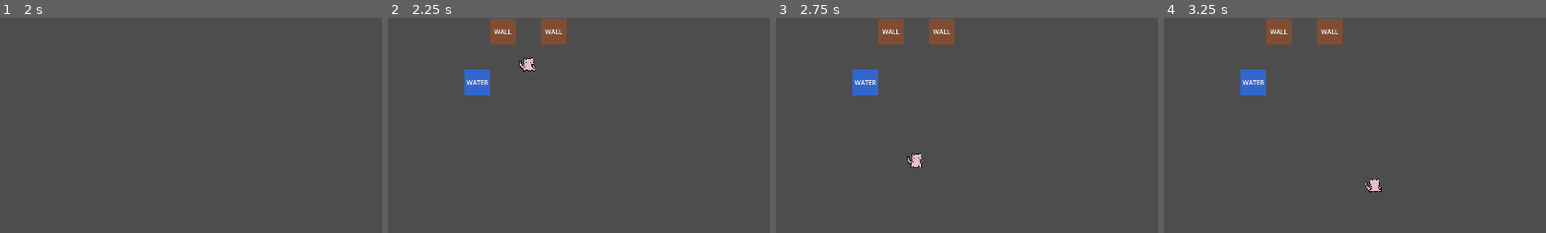
Above: before the commit, frames 1-4 (left to right).
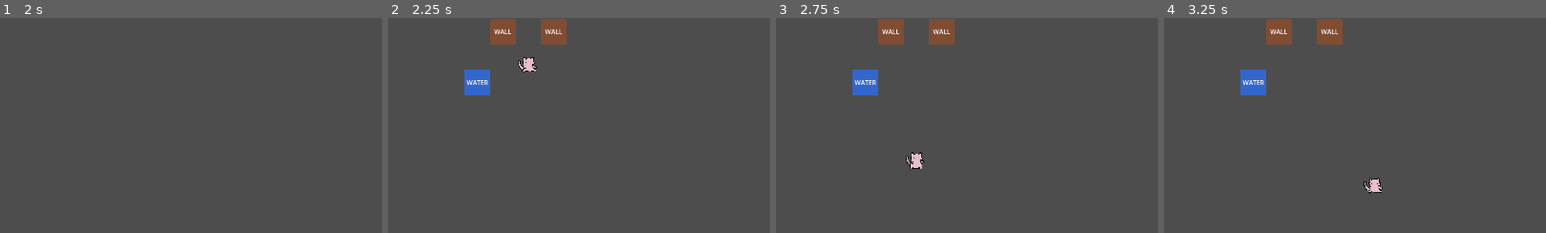
Above: after the commit, the same moments.

Repository: Lem0naise/damaskus
Game: Godot game, scene res://main_menu.tscn
Same seed, same stepped clock (60 frames per second), same inputs: the game is played once before the commit and once after it.
Inputs:
- Up to frame 1 (2 s): click "START" at 0.5 s; tap Enter at 1.25 s; hold Right (ui_right) from 1.28 s (still down)
- Up to frame 2 (2.25 s): release Right (ui_right) at 2.03 s; hold Down (ui_down) from 2.03 s (still down)
- Up to frame 3 (2.75 s): keep holding Down (ui_down)
- Up to frame 4 (3.25 s): release Down (ui_down) at 2.78 s; hold Right (ui_right) from 2.78 s (still down)
The pictures show only the part of the screen within x 17-67%, y 23-73%; the shares and areas given below are measured in that part.

Frame 1 is identical in both runs. In frame 2, 0.1% of the frame differs, in the area x 34-39%, y 18-26%; in frame 3, 0.1%; in frame 4, 0.1%.

Commit message:
Update scene and player script for grid management and sprite scaling

Diff:
--- a/ingame.tscn
+++ b/ingame.tscn
@@ -18,10 +18,10 @@
 
 [node name="Camera2D" type="Camera2D" parent="." unique_id=633199670]
 position = Vector2(640, 480)
-zoom = Vector2(1, 1)
 
 [node name="Player" parent="." unique_id=1640560224 instance=ExtResource("2_player")]
 position = Vector2(352, 224)
+scale = Vector2(0.3, 0.3)
 
 [node name="GridVisualizer" type="Node2D" parent="." unique_id=1078227583]
 
@@ -29,7 +29,7 @@
 position = Vector2(288, 224)
 script = ExtResource("5_wall")
 
-[node name="Sprite" type="ColorRect" parent="GridVisualizer/TestWall1"]
+[node name="Sprite" type="ColorRect" parent="GridVisualizer/TestWall1" unique_id=1609639936]
 offset_left = -32.0
 offset_top = -32.0
 offset_right = 32.0
@@ -37,7 +37,6 @@
 color = Color(0.5, 0.3, 0.2, 1)
 
 [node name="Label" type="Label" parent="GridVisualizer/TestWall1" unique_id=32460399]
-layout_mode = 0
 offset_left = -24.0
 offset_top = -12.0
 offset_right = 24.0
@@ -49,7 +48,7 @@
 position = Vector2(416, 224)
 script = ExtResource("5_wall")
 
-[node name="Sprite" type="ColorRect" parent="GridVisualizer/TestWall2"]
+[node name="Sprite" type="ColorRect" parent="GridVisualizer/TestWall2" unique_id=537489747]
 offset_left = -32.0
 offset_top = -32.0
 offset_right = 32.0
@@ -57,7 +56,6 @@
 color = Color(0.5, 0.3, 0.2, 1)
 
 [node name="Label" type="Label" parent="GridVisualizer/TestWall2" unique_id=524436542]
-layout_mode = 0
 offset_left = -24.0
 offset_top = -12.0
 offset_right = 24.0
@@ -69,7 +67,7 @@
 position = Vector2(224, 352)
 script = ExtResource("6_water")
 
-[node name="Sprite" type="ColorRect" parent="GridVisualizer/TestWater"]
+[node name="Sprite" type="ColorRect" parent="GridVisualizer/TestWater" unique_id=1374413144]
 offset_left = -32.0
 offset_top = -32.0
 offset_right = 32.0
@@ -77,7 +75,6 @@
 color = Color(0.2, 0.4, 0.8, 1)
 
 [node name="Label" type="Label" parent="GridVisualizer/TestWater" unique_id=2035368295]
-layout_mode = 0
 offset_left = -28.0
 offset_top = -12.0
 offset_right = 28.0
--- a/scripts/entities/Player.gd
+++ b/scripts/entities/Player.gd
@@ -10,7 +10,7 @@
 var texture_walking: Texture2D = preload("res://assets/walking.png")
 
 # Sprite size (slightly smaller than grid cell)
-const SPRITE_SIZE = 48.0  # pixels
+const SPRITE_SIZE = 180.0  # pixels
 
 # Movement
 var grid_position: Vector2i = Vector2i.ZERO
@@ -179,7 +179,6 @@
 		var texture_size = texture.get_size()
 		var scale_factor = SPRITE_SIZE / max(texture_size.x, texture_size.y)
 		sprite.scale = Vector2(scale_factor, scale_factor)
-		print("Set sprite texture, size: ", texture_size, " scale: ", scale_factor)
 
 # Mask management
 func wear_mask(mask_type: MaskType):
Not shown: 1 places in ingame.tscn that only renumber resources
